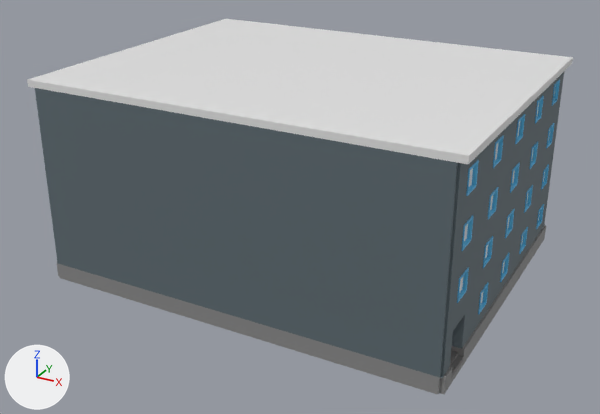
What one commit did to the FBX model OSB3D/Assets/Prefabs/Import/Buildings/BR20_F04_03.fbx.
Both versions are drawn from a 50 mm lens placed at (62.4, -54.9, 24.5), pointed at (39.8, -13.7, 3.9). The lights are fixed; the arrows at lower left show +X, +Y and +Z. Where no turn or scale is listed for an object, it has been applied to the vertices.

The first picture shows 'BR20_F04_03'.
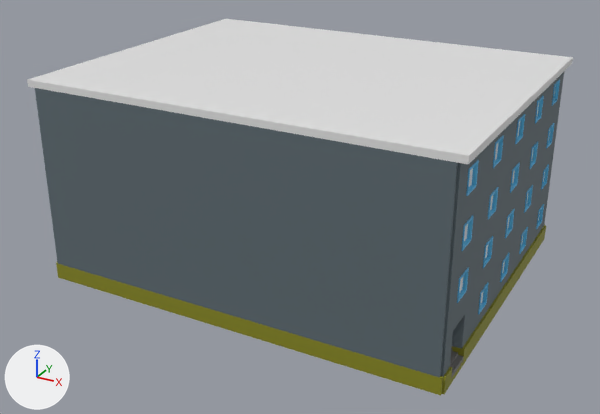
What differs and where, as boxes (x1, y1, x2, y2) in the pictures (600 x 414 px):
'BR20_F04_03', recoloured (grey to yellow)
    both: (56, 223, 546, 395)

What the commit changed:
Material 'Slab.006' (mat_slab_006) changes colour from grey #8a8a8a to yellow #8a8a1c; in linear values from (0.253, 0.253, 0.253) to (0.253, 0.253, 0.0113).
